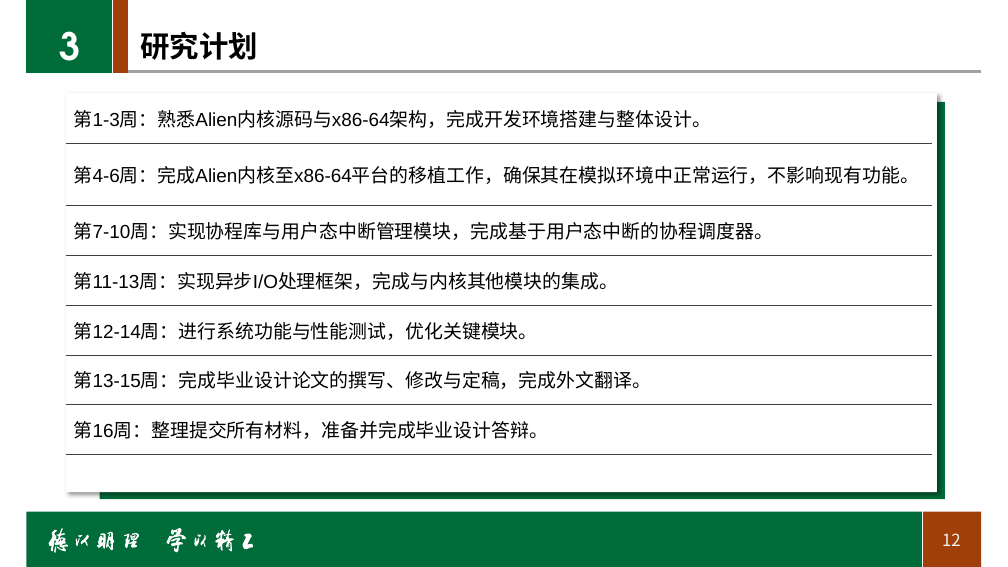
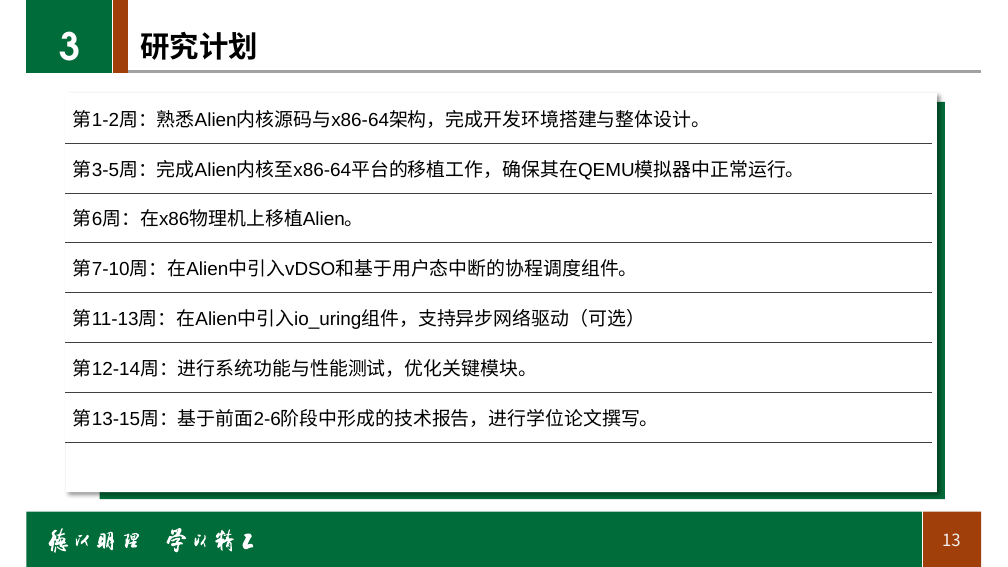
Before and after one commit to hhhjjjcc112/AsyncAlien, a slide deck: slide 13 of docs/graduation/开题报告.pptx (slide 12 before the commit). Drawn at 1008x567 pixels with LibreOffice and Linux fonts; fonts in the diff are those of the drawing; background and template pictures are left out. Boxes give left, top, right and bottom in pixels: in the first picture for what was removed or moved away, otherwise in the second. Text is boxed around its words. In the diff, an @@ line names an element or a change of style, - is before the commit and + after.

Commit message:
更新开题报告PPT文件

```diff
--- a/docs/graduation/开题报告.pptx
+++ b/docs/graduation/开题报告.pptx
@@ table at [65,93,932,442] @@
-row 1: 第1-3周：熟悉Alien内核源码与x86-64架构，完成开发环境搭建与整体设计。
-row 2: 第4-6周：完成Alien内核至x86-64平台的移植工作，确保其在模拟环境中正常运行，不影响现有功能。
-row 3: 第7-10周：实现协程库与用户态中断管理模块，完成基于用户态中断的协程调度器。
-row 4: 第11-13周：实现异步I/O处理框架，完成与内核其他模块的集成。
+row 1: 第1-2周：熟悉Alien内核源码与x86-64架构，完成开发环境搭建与整体设计。
+row 2: 第3-5周：完成Alien内核至x86-64平台的移植工作，确保其在QEMU模拟器中正常运行。
+row 3: 第6周：在x86物理机上移植Alien。
+row 4: 第7-10周：在Alien中引入vDSO和基于用户态中断的协程调度组件。
+row 5: 第11-13周：在Alien中引入io_uring组件，支持异步网络驱动（可选）
-row 6: 第13-15周：完成毕业设计论文的撰写、修改与定稿，完成外文翻译。
-row 7: 第16周：整理提交所有材料，准备并完成毕业设计答辩。
+row 7: 第13-15周：基于前面2-6阶段中形成的技术报告，进行学位论文撰写。
@@ page number at [942,533,961,547]: text changed @@
-12
+13
```
Also in this commit, not shown: 2 other slides changed, 1 slide added.
